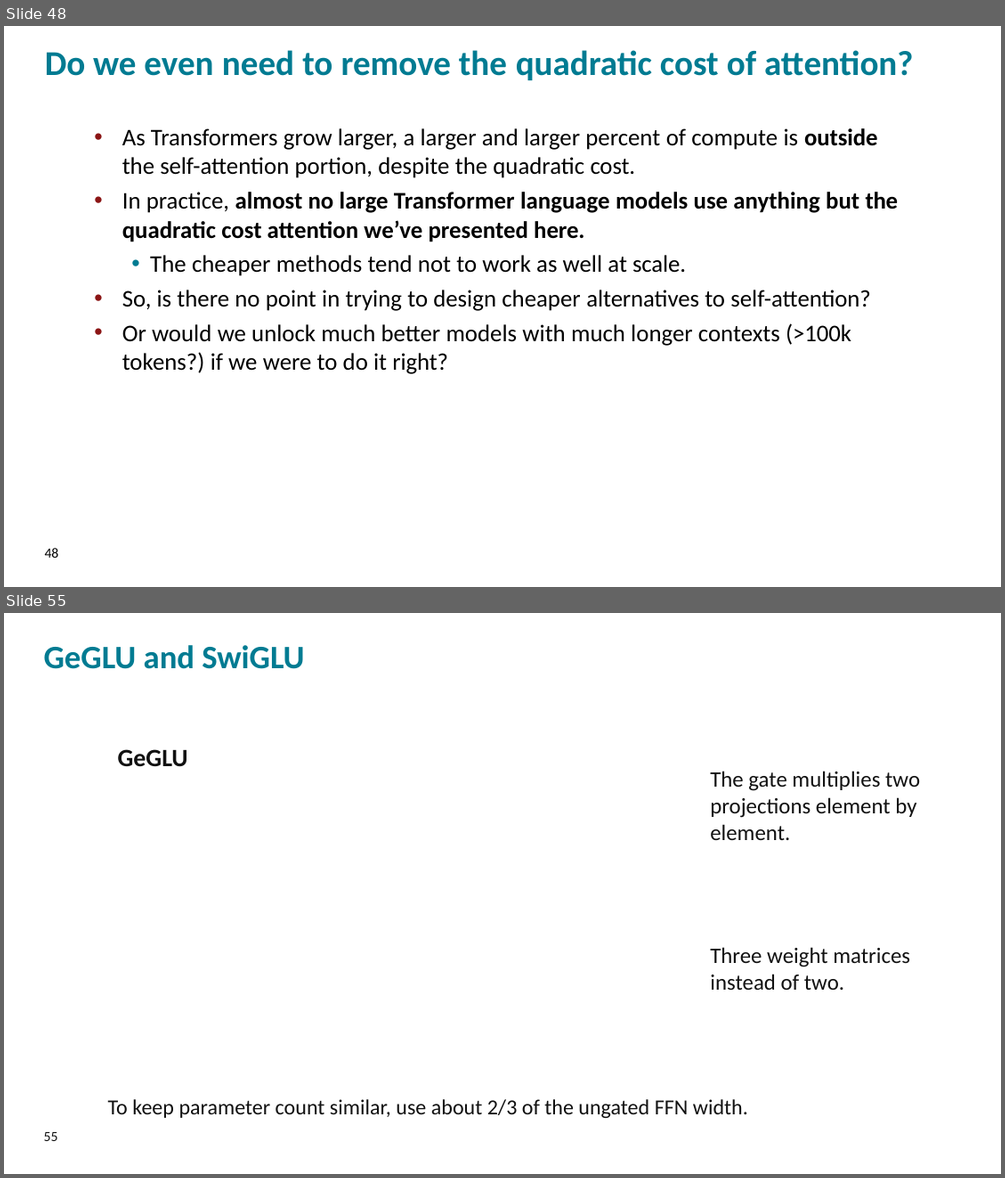
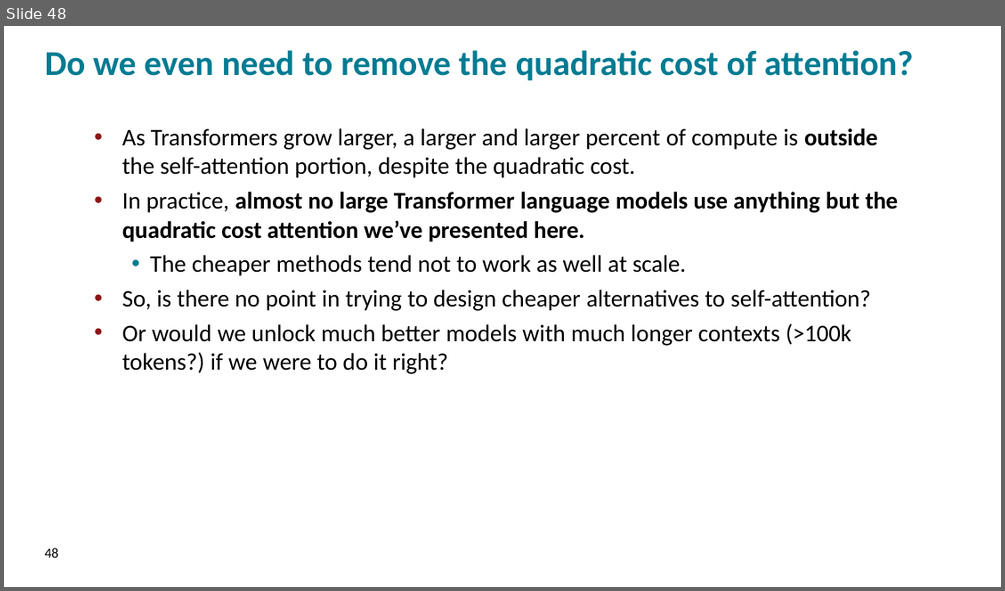
Before and after one commit to FMIPPC/lectures, a slide deck: lecture_03.pptx. Shown one above the other, each under a label of ours: slides 48 and 55 before the commit, slide 48 after it; the slides between them are not shown. The pictures are 1005x1178 and 1005x591 pixels, drawn with LibreOffice and Linux fonts; fonts in the diff are those of the drawing; background and template pictures are left out. Boxes give left, top, right and bottom in pixels: in the first picture for what was removed or moved away, otherwise in the second. Text is boxed around its words. In the diff, an @@ line names an element or a change of style, - is before the commit and + after.

```diff
--- a/lecture_03.pptx
+++ b/lecture_03.pptx
@@ slide 55 removed at [4, 613, 1001, 1174], background picture (left out) @@
@@ text removed at [44, 645, 304, 669] @@
-GeGLU and SwiGLU
@@ text removed at [118, 749, 188, 767] @@
-GeGLU
@@ text removed at [710, 771, 920, 840] @@
-The gate multiplies two projections element by element.
@@ text removed at [710, 947, 910, 989] @@
-Three weight matrices instead of two.
@@ text removed at [108, 1099, 748, 1118] @@
-To keep parameter count similar, use about 2/3 of the ungated FFN width.
@@ text removed at [44, 1132, 58, 1141] @@
-55
```
Also in this commit, not shown: 27 other slides removed, 4 other files.
